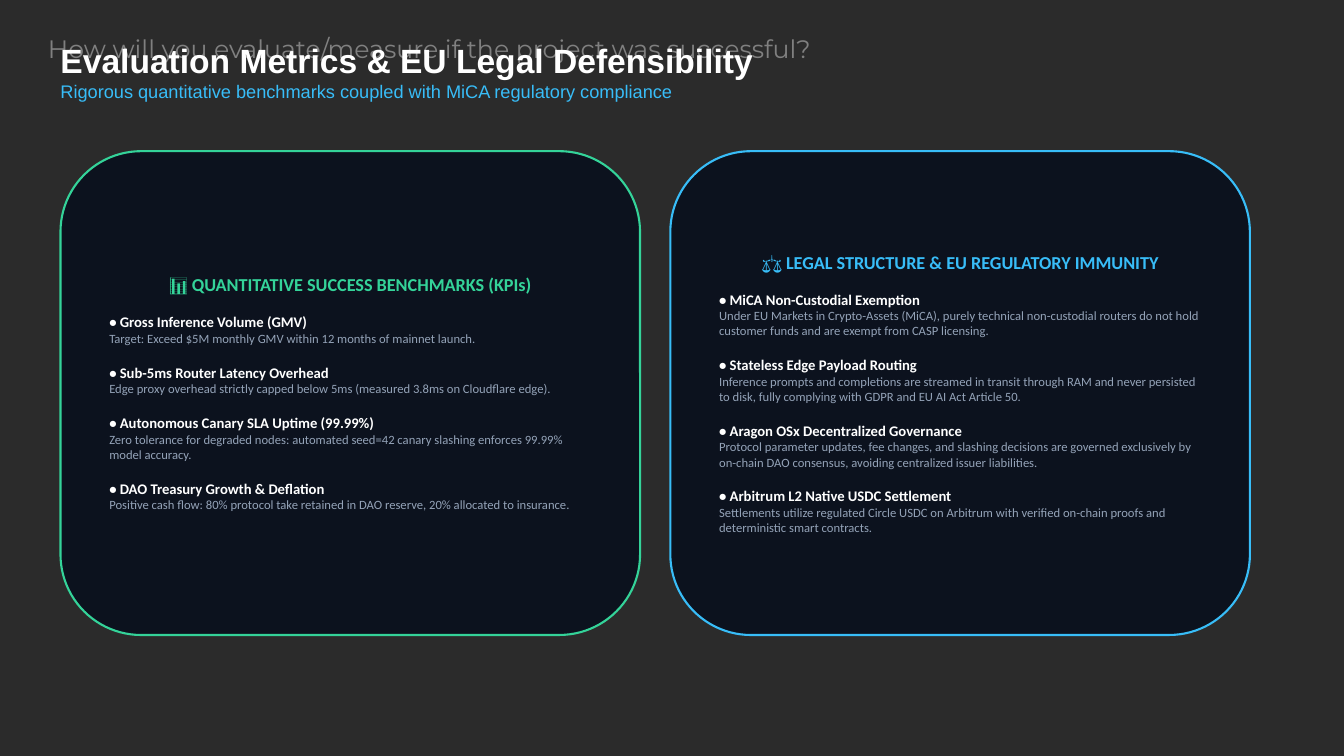
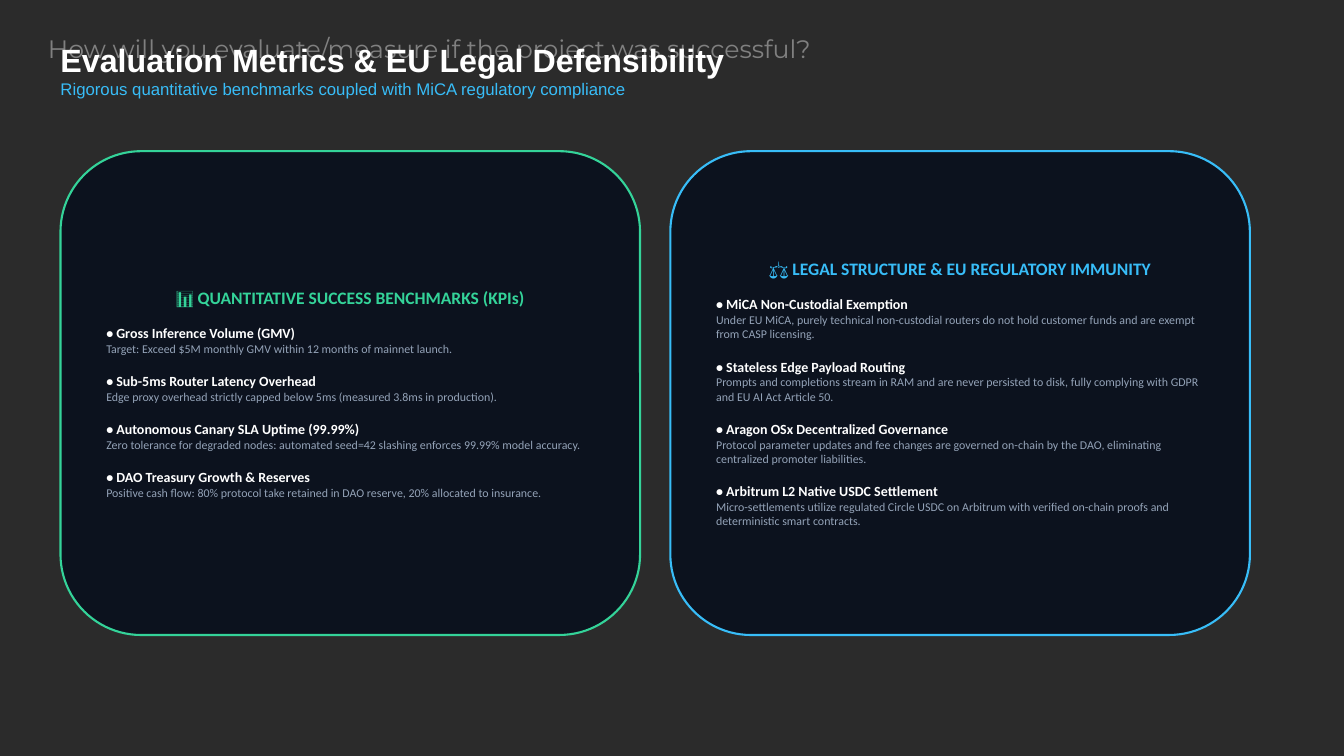
Before and after one commit to simonhavlik/verxl-protocol, a slide deck: slide 11 of Verxl_Protocol_Pitch_Presentation.pptx. Drawn at 1344x756 pixels with LibreOffice and Linux fonts; fonts in the diff are those of the drawing; background and template pictures are left out; a plain dark background stands for a picture behind light text. Boxes give left, top, right and bottom in pixels: in the first picture for what was removed or moved away, otherwise in the second. Text is boxed around its words. In the diff, an @@ line names an element or a change of style, - is before the commit and + after.

Commit message:
feat(pitch): optimize 5-minute investor presentation, streamline team attribution, and update pptx

```diff
--- a/Verxl_Protocol_Pitch_Presentation.pptx
+++ b/Verxl_Protocol_Pitch_Presentation.pptx
@@ text "Evaluation Metrics & EU Legal ..." at [60,46,724,99]: size 24 to 23 pt in "Evaluation Metrics & EU Legal Defensibility"; size 13 to 12 pt in "Rigorous quantitative benchmarks coupled with MiCA regulator ..." @@
@@ text in rounded rectangle at [726,263,1151,496]: size 13 to 12.5 pt in "⚖️ LEGAL STRUCTURE & EU REGULATORY IMMUNITY"; size 10.5 to 10 pt in "• MiCA Non-Custodial Exemption", "• Stateless Edge Payload Routing", "• Aragon OSx Decentralized Governance", "• Arbitrum L2 Native USDC Settlement" @@
@@ text in rounded rectangle at [106,291,541,499]: size 13 to 12.5 pt in "📊 QUANTITATIVE SUCCESS BENCHMARKS (KPIs)"; size 10.5 to 10 pt in "• Gross Inference Volume (GMV)", "• Sub-5ms Router Latency Overhead", "• Autonomous Canary SLA Uptime (99.99%)"; size 9 to 8.5 pt in "Target: Exceed $5M monthly GMV within 12 ...", "Positive cash flow: 80% protocol take retained ..." @@
@@ text in rounded rectangle at [716,316,1195,340]: text changed; size 9 to 8.5 pt @@
-Under EU Markets in Crypto-Assets (MiCA), purely technical non-custodial routers do not hold customer funds and are exempt from CASP licensing.
+Under EU MiCA, purely technical non-custodial routers do not hold customer funds and are exempt from CASP licensing.
@@ text in rounded rectangle at [716,378,1198,401]: text changed; size 9 to 8.5 pt @@
-Inference prompts and completions are streamed in transit through RAM and never persisted to disk, fully complying with GDPR and EU AI Act Article 50.
+Prompts and completions stream in RAM and are never persisted to disk, fully complying with GDPR and EU AI Act Article 50.
@@ text in rounded rectangle at [106,392,497,403]: text changed; size 9 to 8.5 pt @@
-Edge proxy overhead strictly capped below 5ms (measured 3.8ms on Cloudflare edge).
+Edge proxy overhead strictly capped below 5ms (measured 3.8ms in production).
@@ text in rounded rectangle at [106,441,580,485]: text changed; size 9 to 8.5 pt @@
-Zero tolerance for degraded nodes: automated seed=42 canary slashing enforces 99.99% model accuracy.
-• DAO Treasury Growth & Deflation
+Zero tolerance for degraded nodes: automated seed=42 slashing enforces 99.99% model accuracy.
+• DAO Treasury Growth & Reserves
@@ text in rounded rectangle at [716,441,1161,465]: text changed; size 9 to 8.5 pt @@
-Protocol parameter updates, fee changes, and slashing decisions are governed exclusively by on-chain DAO consensus, avoiding centralized issuer liabilities.
+Protocol parameter updates and fee changes are governed on-chain by the DAO, eliminating centralized promoter liabilities.
@@ text in rounded rectangle at [716,503,1169,525]: text changed; size 9 to 8.5 pt @@
-Settlements utilize regulated Circle USDC on Arbitrum with verified on-chain proofs and deterministic smart contracts.
+Micro-settlements utilize regulated Circle USDC on Arbitrum with verified on-chain proofs and deterministic smart contracts.
```
Also in this commit, not shown: 7 other slides changed, 3 other files.
